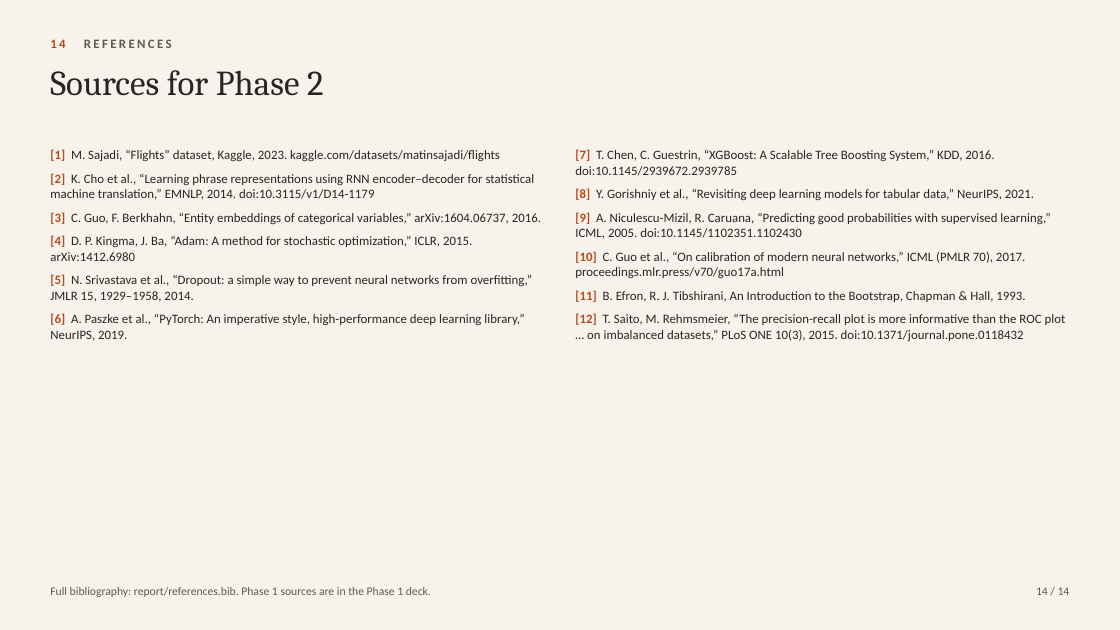
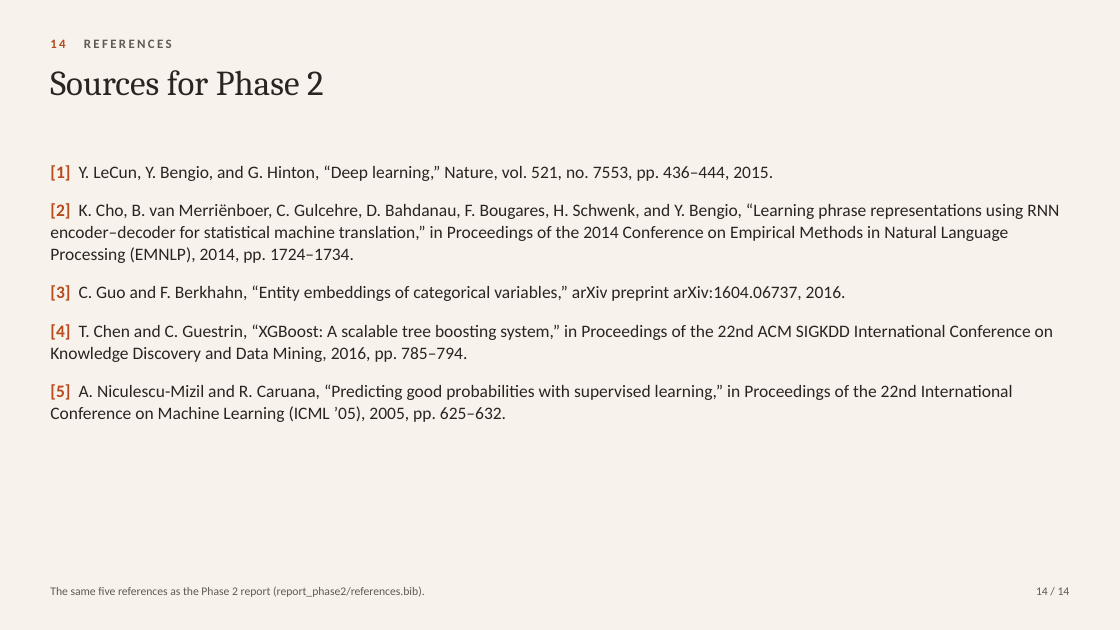
Before and after one commit to ganga-300/flight-delay-prediction, a slide deck: slide 14 of presentation/Phase2_FlightDelayPrediction.pptx. Drawn at 1120x630 pixels with LibreOffice and Linux fonts; fonts in the diff are those of the drawing. Boxes give left, top, right and bottom in pixels: in the first picture for what was removed or moved away, otherwise in the second. Text is boxed around its words. In the diff, an @@ line names an element or a change of style, - is before the commit and + after.

```diff
--- a/presentation/Phase2_FlightDelayPrediction.pptx
+++ b/presentation/Phase2_FlightDelayPrediction.pptx
@@ text removed at (575,149,1066,341) @@
-[7] T. Chen, C. Guestrin, “XGBoost: A Scalable Tree Boosting System,” KDD, 2016. doi:10.1145/2939672.2939785
-[8] Y. Gorishniy et al., “Revisiting deep learning models for tabular data,” NeurIPS, 2021.
-[9] A. Niculescu-Mizil, R. Caruana, “Predicting good probabilities with supervised learning,” ICML, 2005. doi:10.1145/1102351.1102430
-[10] C. Guo et al., “On calibration of modern neural networks,” ICML (PMLR 70), 2017. proceedings.mlr.press/v70/guo17a.html
-[11] B. Efron, R. J. Tibshirani, An Introduction to the Bootstrap, Chapman & Hall, 1993.
-[12] T. Saito, M. Rehmsmeier, “The precision-recall plot is more informative than the ROC plot … on imbalanced datasets,” PLoS ONE 10(3), 2015. doi:10.1371/journal.pone.0118432
@@ text at (50,165,1059,422): text changed; size 11 to 15 pt @@
-[1] M. Sajadi, “Flights” dataset, Kaggle, 2023. kaggle.com/datasets/matinsajadi/flights
-[2] K. Cho et al., “Learning phrase representations using RNN encoder–decoder for statistical machine translation,” EMNLP, 2014. doi:10.3115/v1/D14-1179
-[3] C. Guo, F. Berkhahn, “Entity embeddings of categorical variables,” arXiv:1604.06737, 2016.
-[4] D. P. Kingma, J. Ba, “Adam: A method for stochastic optimization,” ICLR, 2015. arXiv:1412.6980
-[5] N. Srivastava et al., “Dropout: a simple way to prevent neural networks from overfitting,” JMLR 15, 1929–1958, 2014.
-[6] A. Paszke et al., “PyTorch: An imperative style, high-performance deep learning library,” NeurIPS, 2019.
+[1] Y. LeCun, Y. Bengio, and G. Hinton, “Deep learning,” Nature, vol. 521, no. 7553, pp. 436–444, 2015.
+[2] K. Cho, B. van Merriënboer, C. Gulcehre, D. Bahdanau, F. Bougares, H. Schwenk, and Y. Bengio, “Learning phrase representations using RNN encoder–decoder for statistical machine translation,” in Proceedings of the 2014 Conference on Empirical Methods in Natural Language Processing (EMNLP), 2014, pp. 1724–1734.
+[3] C. Guo and F. Berkhahn, “Entity embeddings of categorical variables,” arXiv preprint arXiv:1604.06737, 2016.
+[4] T. Chen and C. Guestrin, “XGBoost: A scalable tree boosting system,” in Proceedings of the 22nd ACM SIGKDD International Conference on Knowledge Discovery and Data Mining, 2016, pp. 785–794.
+[5] A. Niculescu-Mizil and R. Caruana, “Predicting good probabilities with supervised learning,” in Proceedings of the 22nd International Conference on Machine Learning (ICML ’05), 2005, pp. 625–632.
@@ text at (50,586,425,597): text changed @@
-Full bibliography: report/references.bib. Phase 1 sources are in the Phase 1 deck.
+The same five references as the Phase 2 report (report_phase2/references.bib).
```
Also in this commit, not shown: 1 other slide changed, 1 slide added, 1 slide removed.
